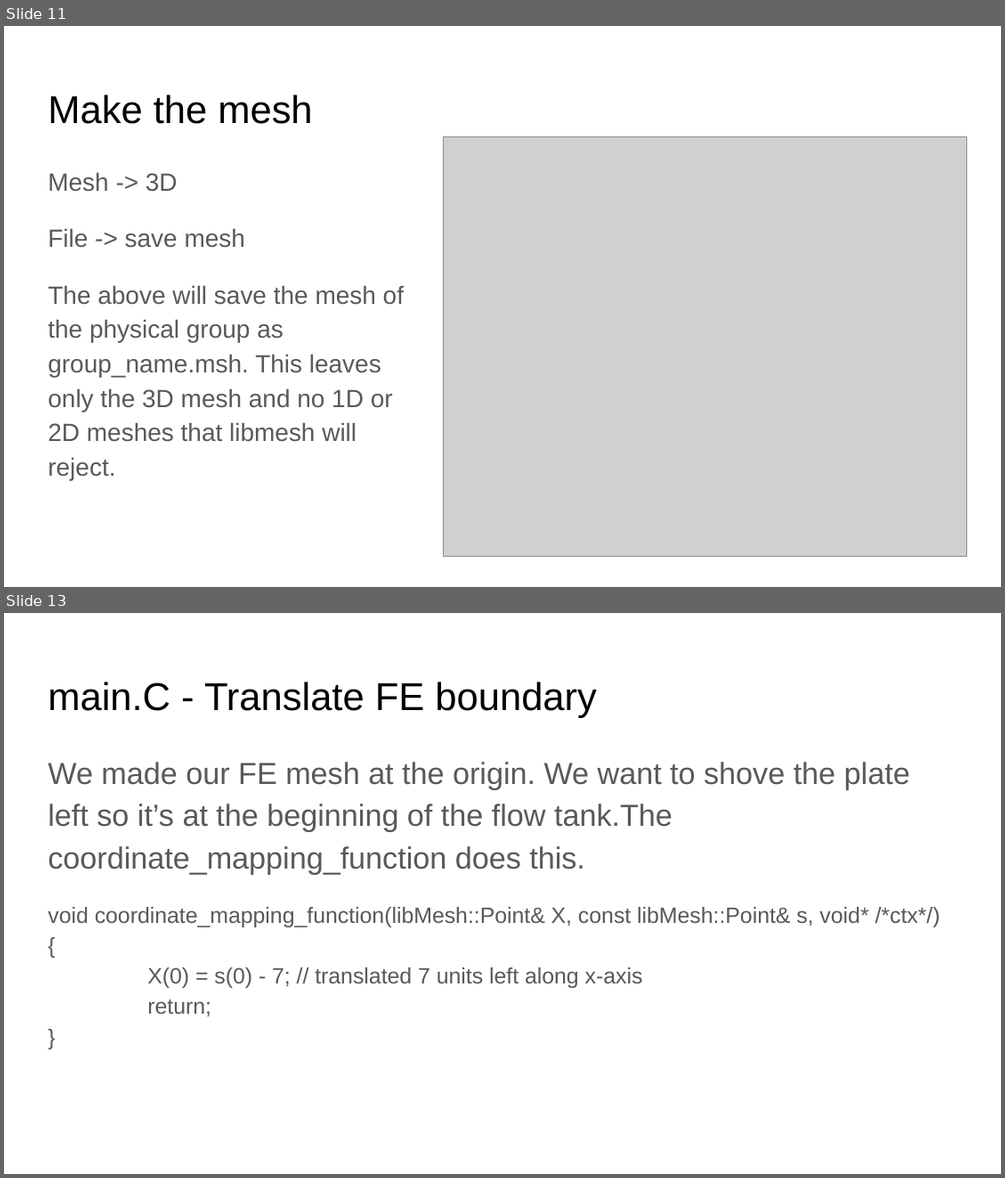
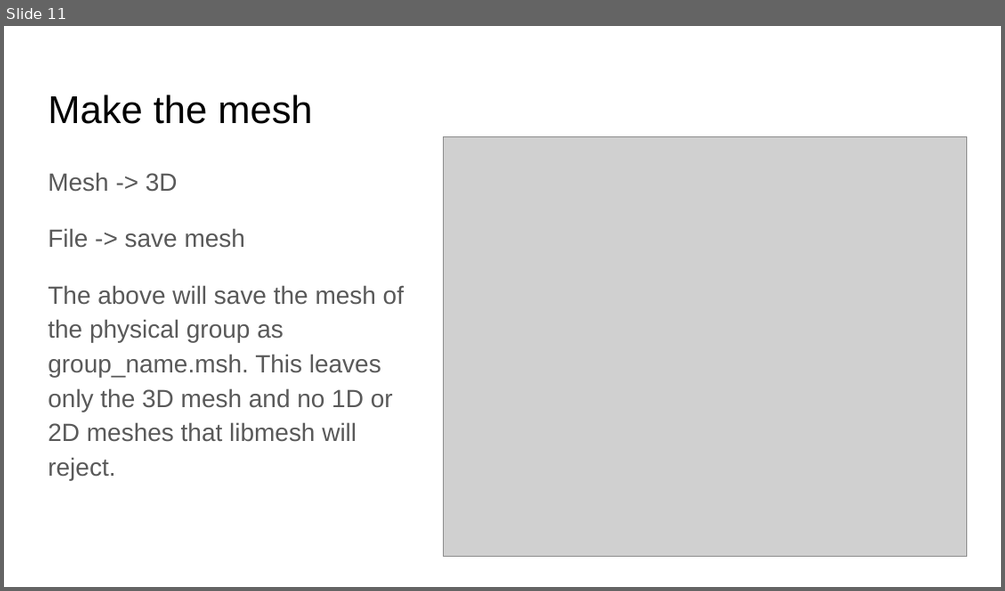
Before and after one commit to fairyflies9/IBAMR-Tutorials, a slide deck: IBFE Lectures/3-IBFE 3D Flow Past Objects.pptx. Shown one above the other, each under a label of ours: slides 11 and 13 before the commit, slide 11 after it; the slides between them are not shown. The pictures are 1005x1178 and 1005x591 pixels, drawn with LibreOffice and Linux fonts; fonts in the diff are those of the drawing; grey boxes stand for pictures. Boxes give left, top, right and bottom in pixels: in the first picture for what was removed or moved away, otherwise in the second. Text is boxed around its words. In the diff, an @@ line names an element or a change of style, - is before the commit and + after.

```diff
--- a/IBFE Lectures/3-IBFE 3D Flow Past Objects.pptx
+++ b/IBFE Lectures/3-IBFE 3D Flow Past Objects.pptx
@@ slide 13 removed at <box>4,613,1001,1174</box>, background #FFFFFF @@
@@ title removed at <box>48,682,596,718</box> @@
-main.C - Translate FE boundary
@@ text removed at <box>48,762,940,1016</box> @@
-We made our FE mesh at the origin. We want to shove the plate left so it’s at the beginning of the flow tank.The coordinate_mapping_function does this.
-void coordinate_mapping_function(libMesh::Point& X, const libMesh::Point& s, void* /*ctx*/)
-{
-X(0) = s(0) - 7; // translated 7 units left along x-axis
-return;
-}
```
Also in this commit, not shown: 6 slides changed, 1 slide added, 13 other files.
